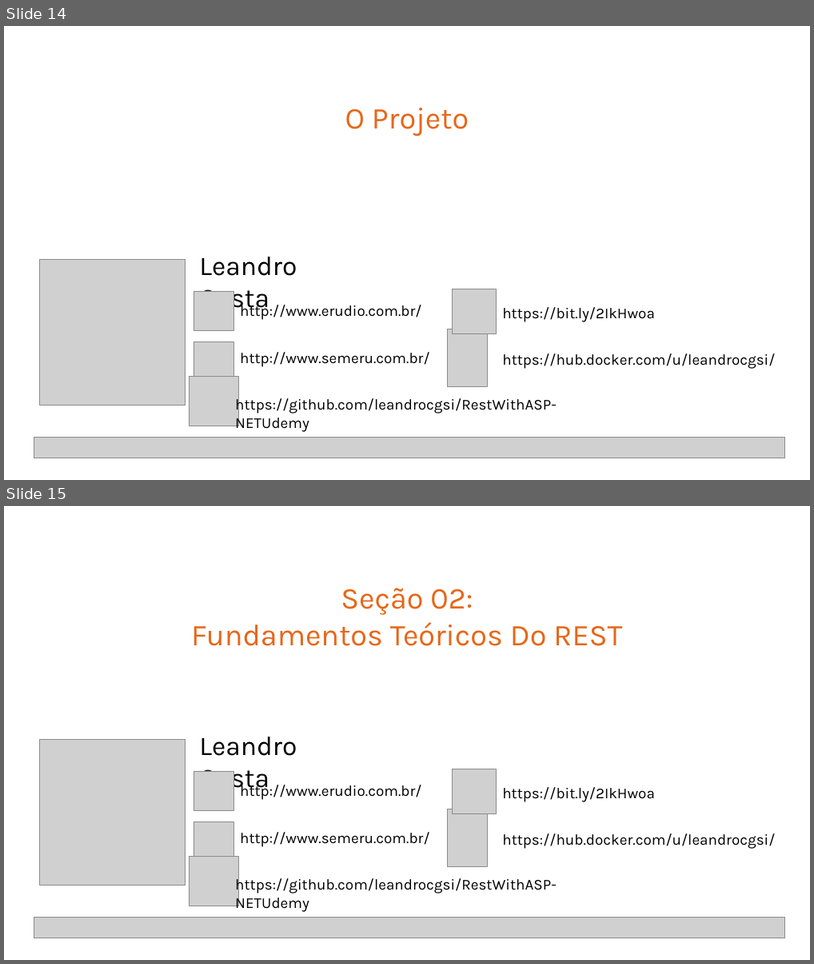
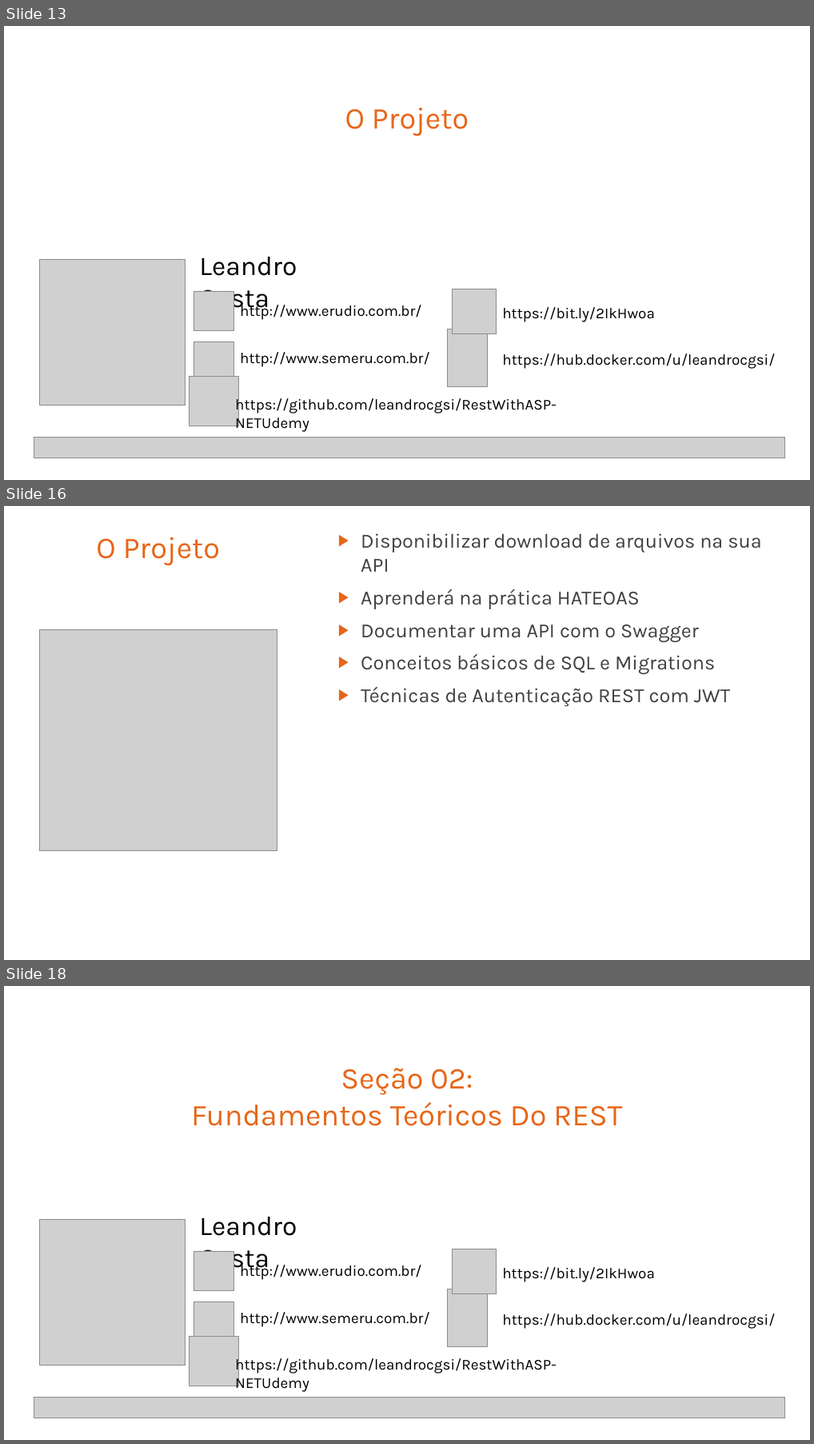
Before and after one commit to leandrocgsi/RestWithASP-NETUdemy, a slide deck: Documents/Building Modern RESTFul API's With ASP.NET Core - Architectural Overview.pptx. Shown one above the other, each under a label of ours: slides 14 and 15 before the commit, slides 13, 16 and 18 after it; the slides between them are not shown. The pictures are 814x964 and 814x1444 pixels, drawn with LibreOffice and Linux fonts; fonts in the diff are those of the drawing; grey boxes stand for pictures. Boxes give left, top, right and bottom in pixels: in the first picture for what was removed or moved away, otherwise in the second. Text is boxed around its words. In the diff, an @@ line names an element or a change of style, - is before the commit and + after.

```diff
--- a/Documents/Building Modern RESTFul API's With ASP.NET Core - Architectural Overview.pptx
+++ b/Documents/Building Modern RESTFul API's With ASP.NET Core - Architectural Overview.pptx
@@ slide 16 added at (x1=4, y1=506, x2=810, y2=960), background #FFFFFF @@
@@ title added at (x1=96, y1=537, x2=220, y2=565), 36 pt, text #E76618 @@
+O Projeto
@@ text added at (x1=361, y1=533, x2=762, y2=706), 24 pt, text #404040 @@
+▶ Disponibilizar download de arquivos na sua API
+▶ Aprenderá na prática HATEOAS
+▶ Documentar uma API com o Swagger
+▶ Conceitos básicos de SQL e Migrations
+▶ Técnicas de Autenticação REST com JWT
@@ picture added at (x1=39, y1=629, x2=278, y2=850) @@
@@ what was slide 14 is now slide 13 @@
@@ what was slide 15 is now slide 18 @@
```
Also in this commit, not shown: 7 other slides added, 1 slide removed.
